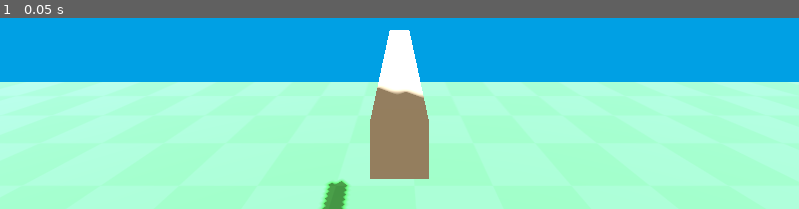
Above: before the commit, frame 1.
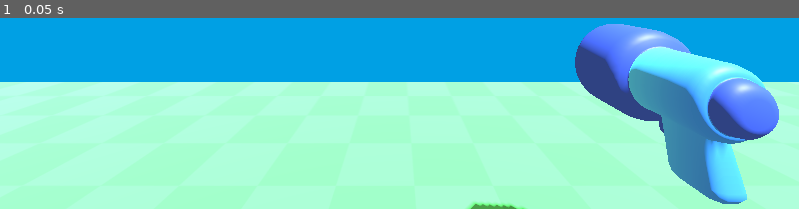
Above: after the commit, the same moment.

Repository: AndresLopez28C/Juego_3DShooter
Game: Godot game, scene res://level/temporary_level.tscn
The game is run twice, just before and just after one commit, with the same random seed, the same clock (stepped at 60 frames per second) and the same inputs. Before the commit the project has no main scene; this scene is started directly in both runs.
Inputs:
- Up to frame 1 (0.05 s): no input

The runs differ from the first frame. In frame 1, 18% of the frame differs, in the area x 40-98%, y 3-100%.

Commit message:
Annadimos el modelo del arma al jugador

Diff:
--- a/player/player.tscn
+++ b/player/player.tscn
@@ -1,4 +1,6 @@
-[gd_scene load_steps=4 format=3 uid="uid://gbmpn7q4h6la"]
+[gd_scene load_steps=5 format=3 uid="uid://gbmpn7q4h6la"]
+
+[ext_resource type="PackedScene" uid="uid://chjrhhjvxun3r" path="res://player/simple_gun/gun_model.glb" id="1_oul6g"]
 
 [sub_resource type="CapsuleShape3D" id="CapsuleShape3D_kqu6x"]
 
@@ -16,10 +18,15 @@
 [node name="Camera3D" type="Camera3D" parent="."]
 transform = Transform3D(1, 0, 0, 0, 1, 0, 0, 0, 1, 0, 1.2822449, 0)
 
+[node name="gun_model" parent="Camera3D" instance=ExtResource("1_oul6g")]
+transform = Transform3D(-0.56, 0, -8.455765e-08, 0, 0.56, 0, 8.455765e-08, 0, -0.56, 0.939626, -0.35533273, -1.0053802)
+
 [node name="MeshInstance3D" type="MeshInstance3D" parent="."]
 transform = Transform3D(1, 0, 0, 0, 1, 0, 0, 0, 1, 0, 1, 0)
+visible = false
 mesh = SubResource("CapsuleMesh_kqu6x")
 
 [node name="MeshInstance3D2" type="MeshInstance3D" parent="."]
 transform = Transform3D(1, 0, 0, 0, 1, 0, 0, 0, 1, 0, 1, -1)
+visible = false
 mesh = SubResource("BoxMesh_kqu6x")
--- a/project.godot
+++ b/project.godot
@@ -11,6 +11,7 @@
 [application]
 
 config/name="3DShooter"
+run/main_scene="uid://dp7sxe5xl5shk"
 config/features=PackedStringArray("4.5", "Mobile")
 config/icon="res://icon.svg"
 
